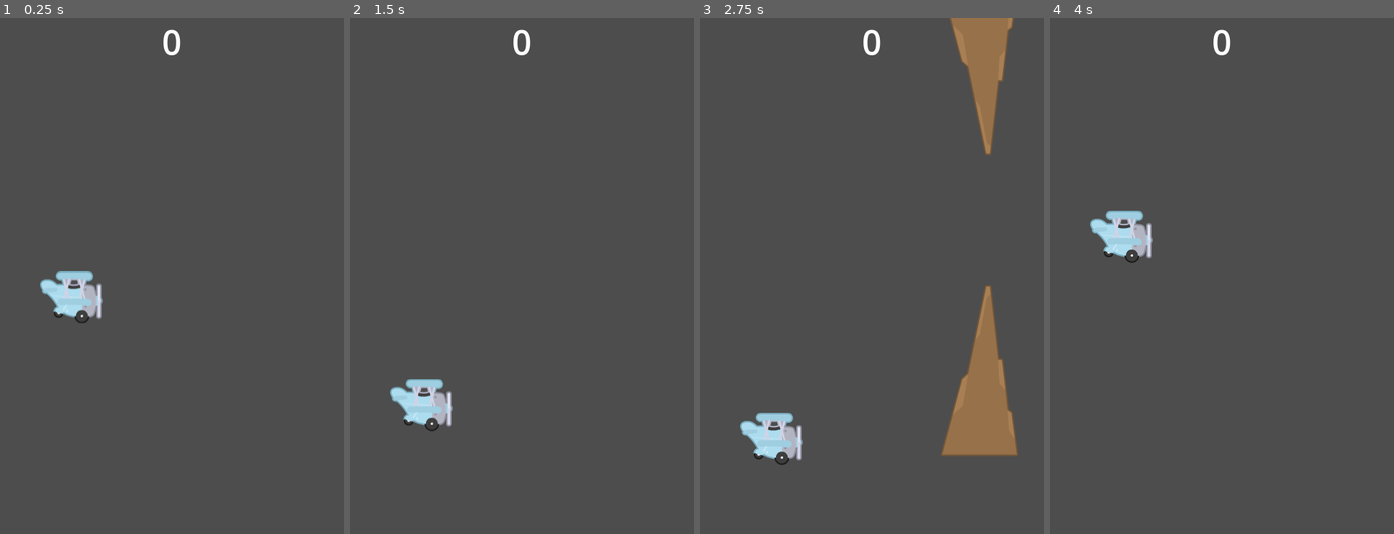
Above: before the commit, frames 1-4 (left to right).
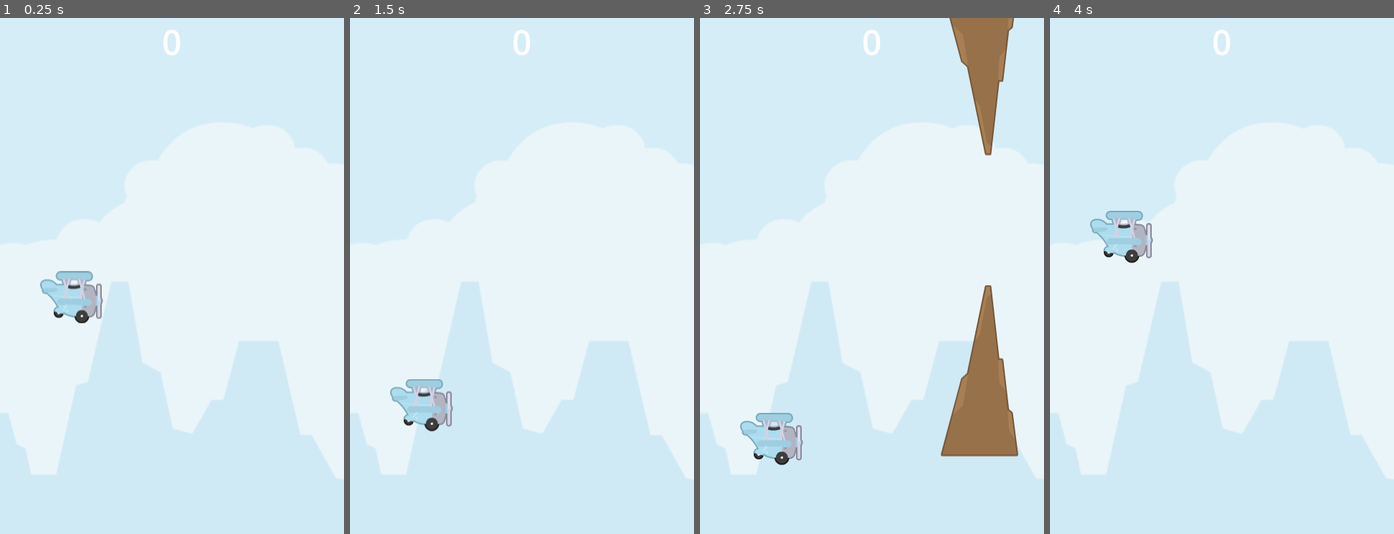
Above: after the commit, the same moments.

Repository: mrtk-gelo/GAMDES1_Marteja_Karl
Game: Godot game, scene res://main.tscn
The game is run twice, just before and just after one commit, with the same random seed, the same clock (stepped at 60 frames per second) and the same inputs.
Inputs:
- Up to frame 1 (0.25 s): no input
- Up to frame 2 (1.5 s): tap Space (flap) at 0.77, 1.07 s
- Up to frame 3 (2.75 s): tap Space (flap) at 1.52, 1.82 s
- Up to frame 4 (4 s): tap Space (flap) at 3.02, 3.32, 3.77 s

The runs differ from the first frame. In frame 1, 99% of the frame differs, in the area x 0-100%, y 0-100%; in frame 2, 99%; in frame 3, 92%; in frame 4, 99%.

Commit message:
Part 6: Background and main scene setting

Diff:
--- a/flappy-bird/main.tscn
+++ b/flappy-bird/main.tscn
@@ -3,6 +3,7 @@
 [ext_resource type="Script" uid="uid://dvc68n1cuoh1w" path="res://main.gd" id="1_0xm2m"]
 [ext_resource type="PackedScene" uid="uid://0p2sa5l3kvwq" path="res://player.tscn" id="2_h2yge"]
 [ext_resource type="PackedScene" uid="uid://l8qbqbdv6xx2" path="res://hud.tscn" id="4_1bvp3"]
+[ext_resource type="Texture2D" uid="uid://cy7boa4s0jcrs" path="res://assets/PNG/background.png" id="4_lquwl"]
 
 [node name="Main" type="Node2D" unique_id=1879698042]
 script = ExtResource("1_0xm2m")
@@ -15,4 +16,10 @@
 
 [node name="HUD" parent="." unique_id=1230287148 instance=ExtResource("4_1bvp3")]
 
+[node name="Background" type="Sprite2D" parent="." unique_id=1587984020]
+z_index = -1
+scale = Vector2(1.5, 1.5)
+texture = ExtResource("4_lquwl")
+centered = false
+
 [connection signal="timeout" from="PipeTimer" to="." method="_on_pipe_timer_timeout"]
